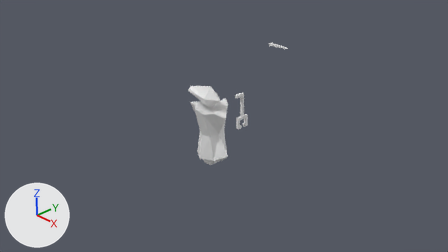
One commit to the Blender file dir_gfx/gfx_unity_project/Assets/InternalAssets/Models/Actors/Robot_1/robot_1.blend: the scene before it, then after it.
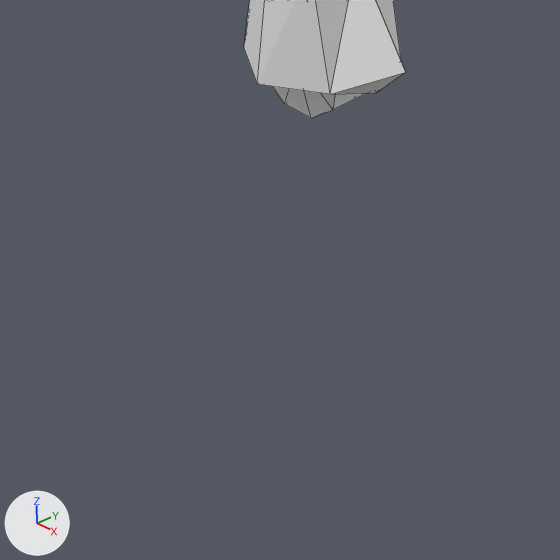
The first picture shows the older version from the file's camera 'Camera'. The close-ups show both versions on the part from 34% to 57% of the width and 57% to 99% of the height of that picture; other places that the commit changed are outside them. Lighting does not change. The marker at lower left points along +X, +Y and +Z. The close-ups show mesh edges as thin lines.

In view in the first close-up: 'robot_1_body', 'robot_1_wheel'.
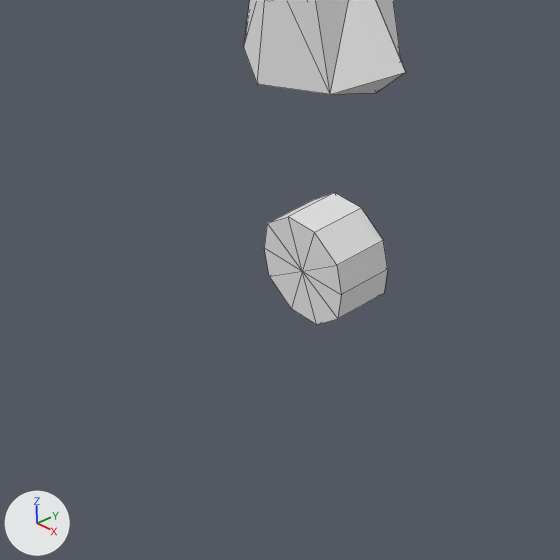
Changed parts and their boxes (x1, y1, x2, y2) in the close-ups (560 x 560 px):
'robot_1_wheel', moved
    before: (272, 86, 366, 118)
    after: (264, 193, 388, 325)

What changed in the scene script:
```text
Change ob_robot_1_wheel:
    ob_robot_1_wheel.location: (0.052, 0.027, -0.251) -> (0.052, 0.027, -1.352)
```
